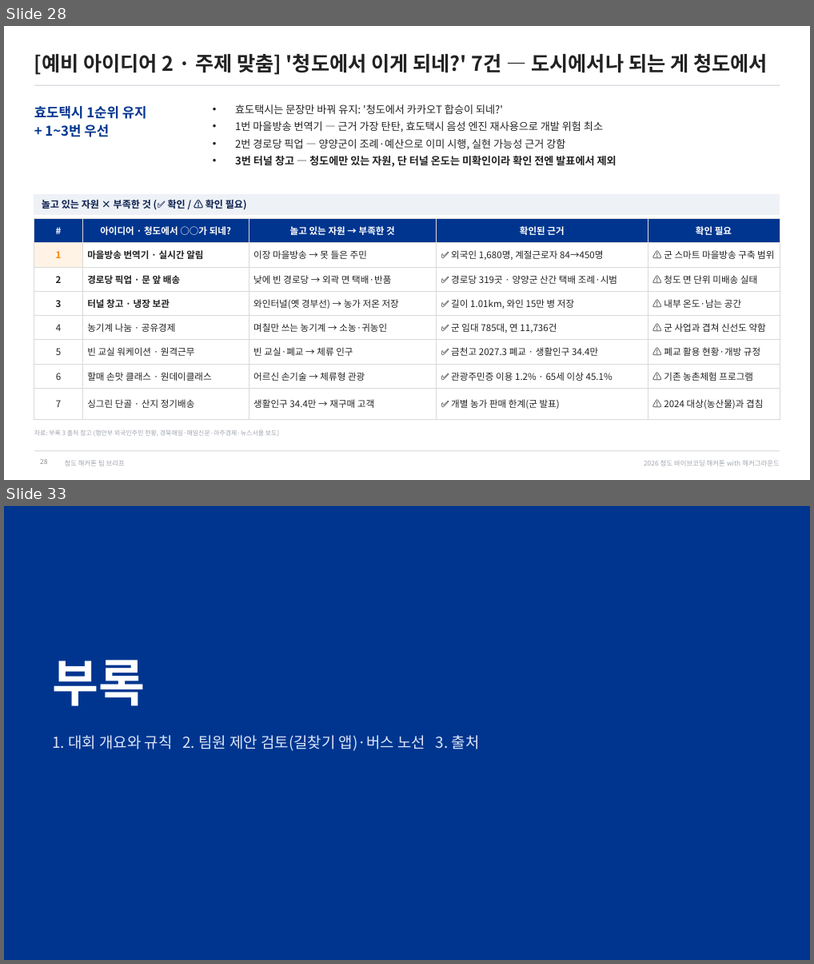
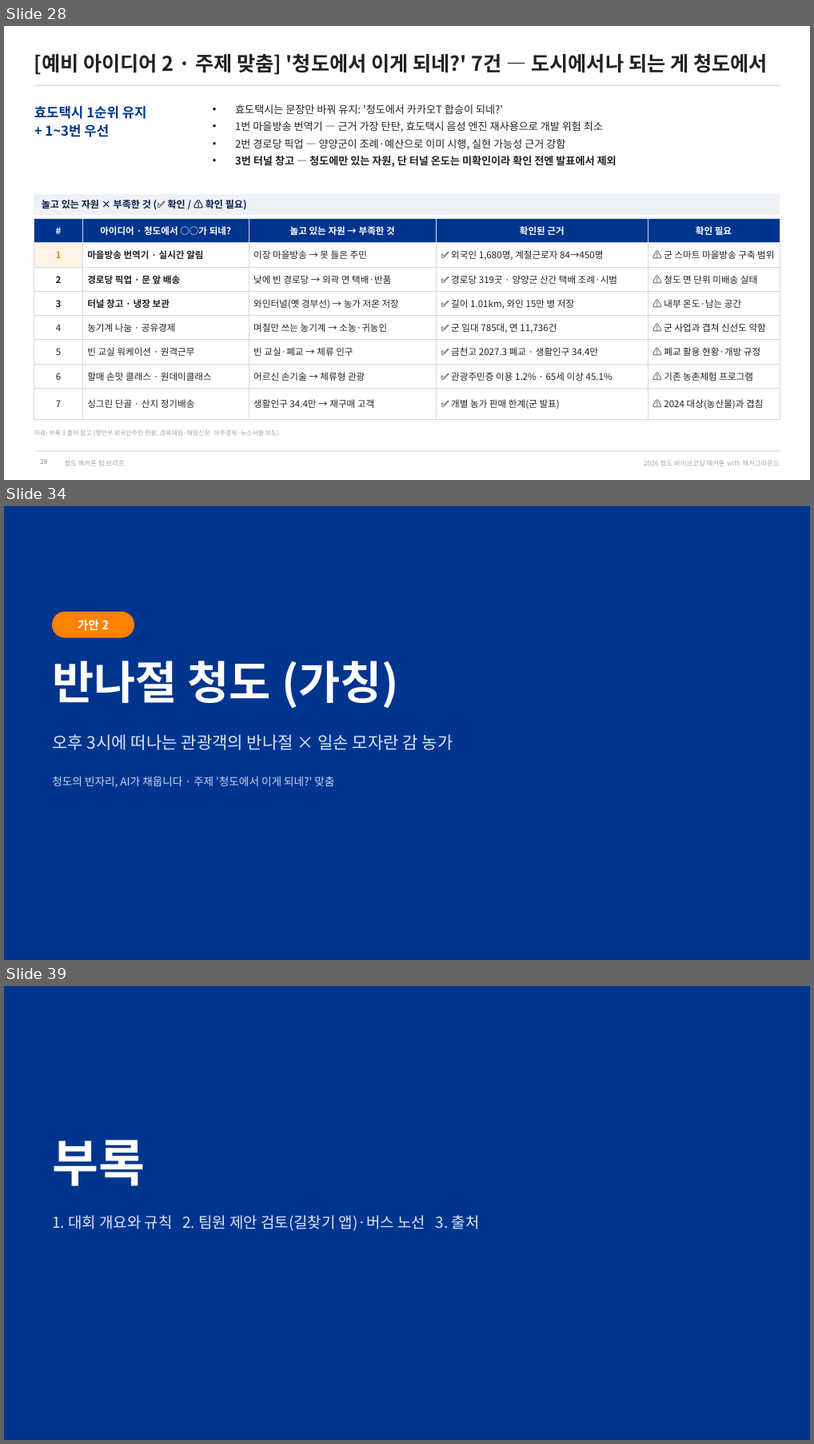
Before and after one commit to fordgril307-wq/Cheongdo_Hackathon, a slide deck: docs/team-brief/청도해커톤_팀브리프.pptx. Shown one above the other, each under a label of ours: slides 28 and 33 before the commit, slides 28, 34 and 39 after it; the slides between them are not shown. The pictures are 814x964 and 814x1444 pixels, drawn with LibreOffice and Linux fonts; fonts in the diff are those of the drawing. Boxes give left, top, right and bottom in pixels: in the first picture for what was removed or moved away, otherwise in the second. Text is boxed around its words. In the diff, an @@ line names an element or a change of style, - is before the commit and + after.

```diff
--- a/docs/team-brief/청도해커톤_팀브리프.pptx
+++ b/docs/team-brief/청도해커톤_팀브리프.pptx
@@ slide 34 added at (x1=4, y1=506, x2=810, y2=960), background #00358F @@
@@ rounded rectangle added at (x1=52, y1=612, x2=134, y2=637), fill #FF8200, outline #FF8200 1 pt @@
@@ text added at (x1=78, y1=619, x2=109, y2=631), 14 pt, text #FFFFFF, bold @@
+가안 2
@@ text added at (x1=52, y1=660, x2=399, y2=708), 54 pt, text #FFFFFF, bold @@
+반나절 청도 (가칭)
@@ text added at (x1=52, y1=734, x2=454, y2=750), 20 pt, text #DCE6F7 @@
+오후 3시에 떠나는 관광객의 반나절 × 일손 모자란 감 농가
@@ text added at (x1=52, y1=776, x2=334, y2=788), 13 pt, text #C9D6EE @@
+청도의 빈자리, AI가 채웁니다 · 주제 '청도에서 이게 되네?' 맞춤
@@ what was slide 33 is now slide 39 @@
```
Also in this commit, not shown: 5 slides changed, 5 other slides added, 3 other files.
